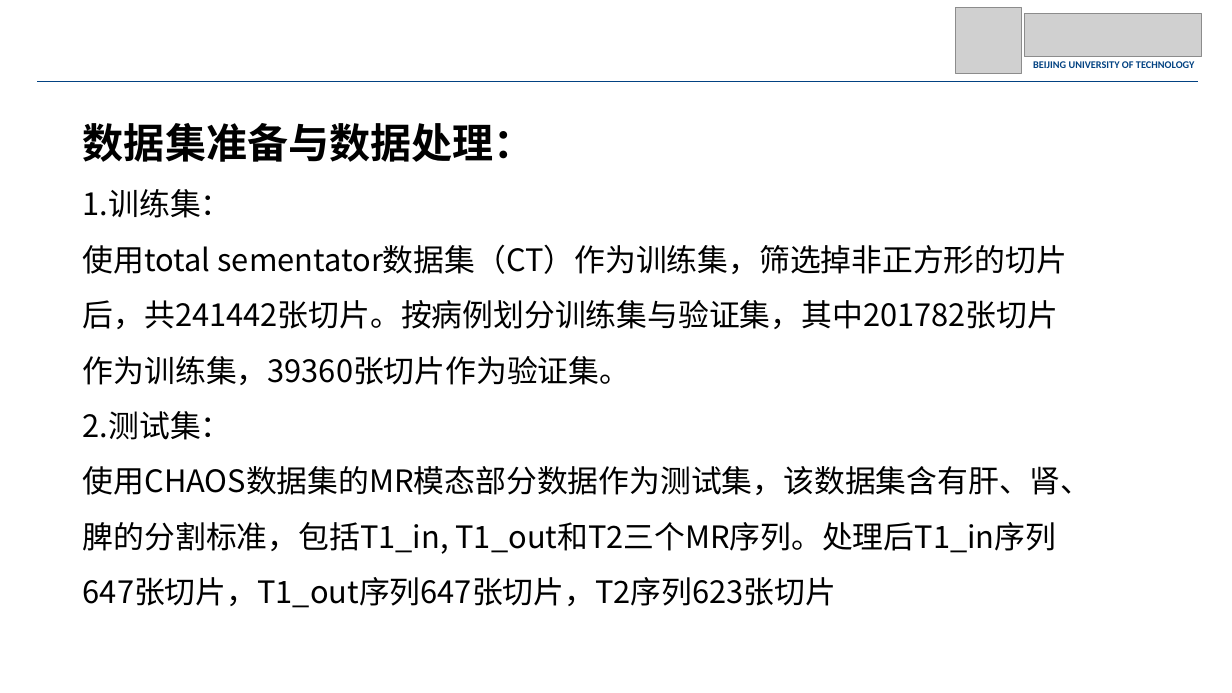
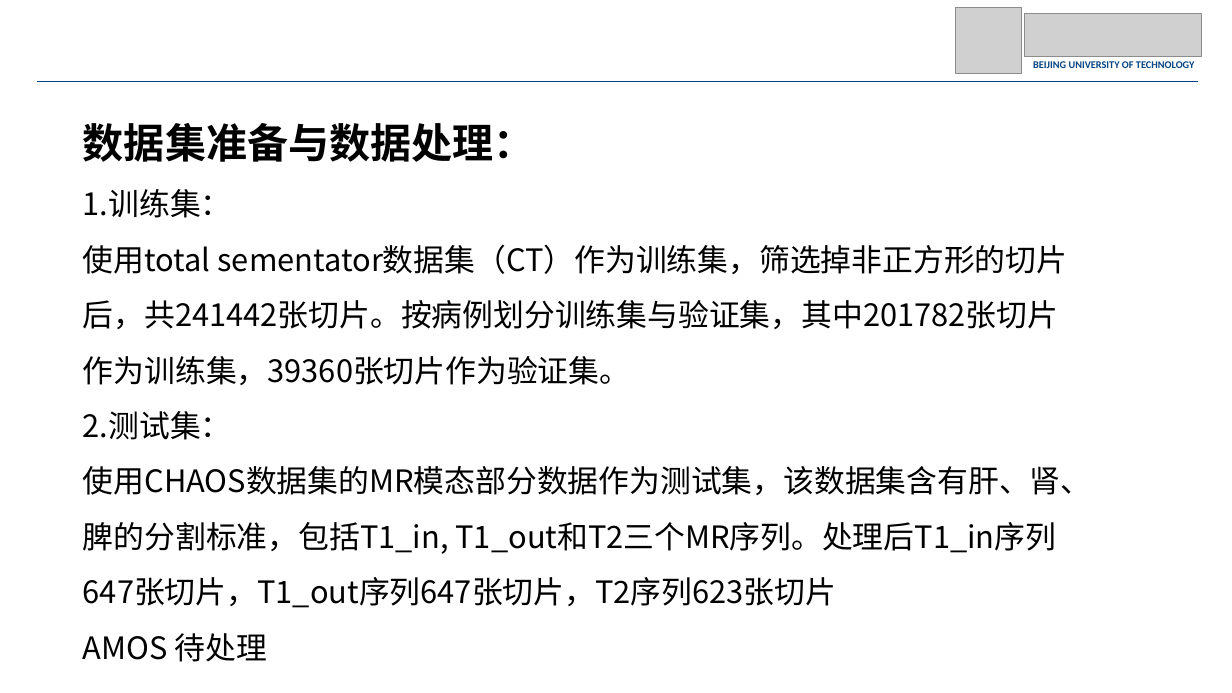
Before and after one commit to JohnnyM1ng/dissertation-proposal, a slide deck: slide 21 of 开题.pptx (slide 24 before the commit). Drawn at 1232x693 pixels with LibreOffice and Linux fonts; fonts in the diff are those of the drawing; grey boxes stand for pictures. Boxes give left, top, right and bottom in pixels: in the first picture for what was removed or moved away, otherwise in the second. Text is boxed around its words. In the diff, an @@ line names an element or a change of style, - is before the commit and + after.

```diff
--- a/开题.pptx
+++ b/开题.pptx
@@ text at box(83, 633, 267, 662): paragraph added @@
+AMOS 待处理
```
Also in this commit, not shown: 13 other slides changed, 3 slides removed.
